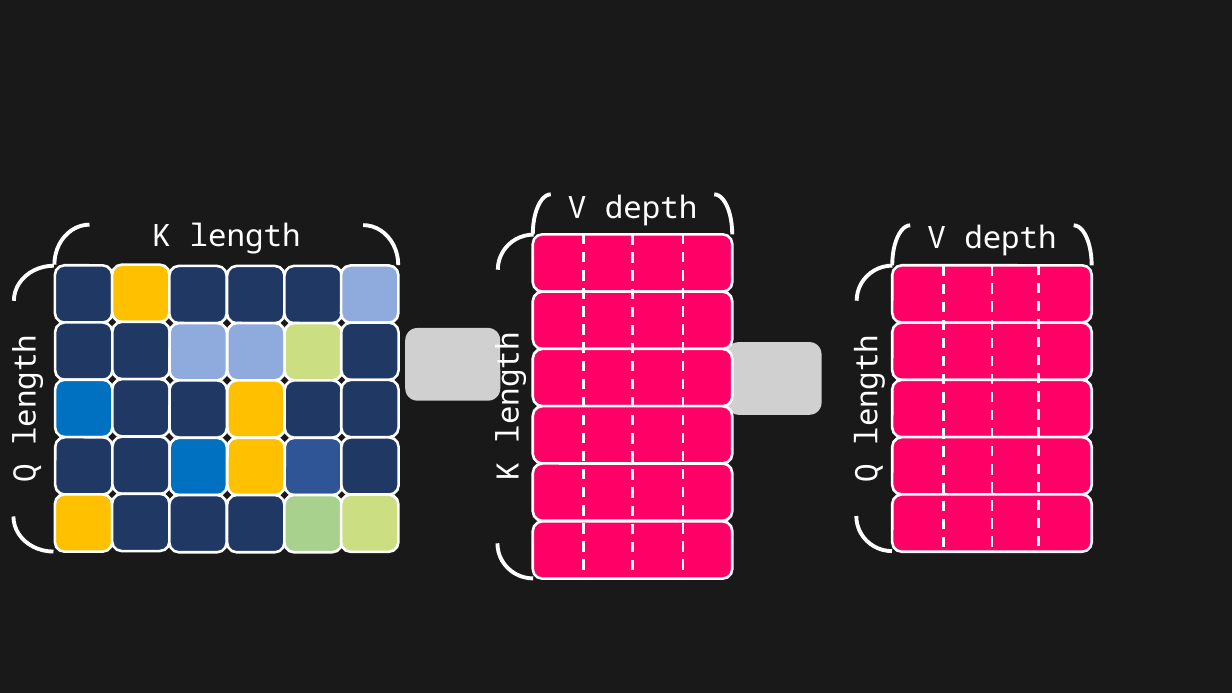
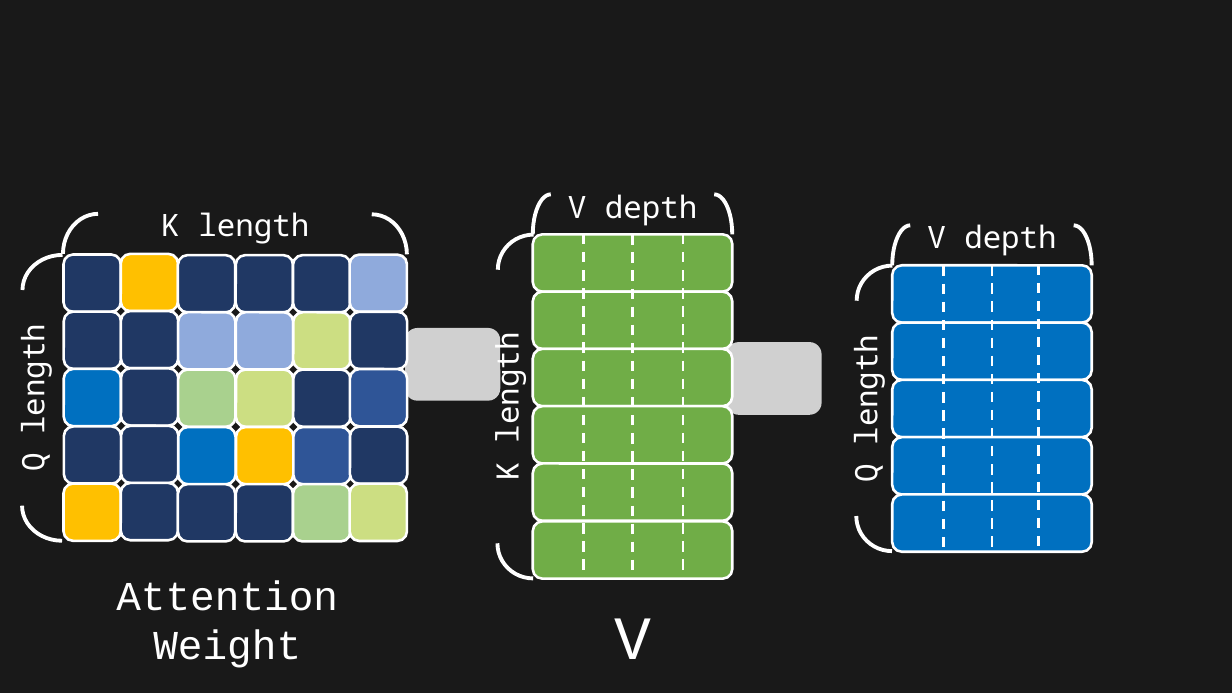
Before and after one commit to toonnyy8/PPT, a slide deck: slide 14 of Attention-is-all-you-need/image.pptx (slide 13 before the commit). Drawn at 1232x693 pixels with LibreOffice and Linux fonts; fonts in the diff are those of the drawing; grey boxes stand for pictures. Boxes give left, top, right and bottom in pixels: in the first picture for what was removed or moved away, otherwise in the second. Text is boxed around its words. In the diff, an @@ line names an element or a change of style, - is before the commit and + after.

Commit message:
update

```diff
--- a/Attention-is-all-you-need/image.pptx
+++ b/Attention-is-all-you-need/image.pptx
@@ rounded rectangle at (x1=178, y1=370, x2=236, y2=427): fill #203864 to #A9D18E @@
@@ rounded rectangle at (x1=236, y1=370, x2=293, y2=427): fill #FFC000 to #CCDE82 @@
@@ 32 rounded rectangles, 4 arc (boxed as its full ellipse)s moved together from (x1=0, y1=206, x2=398, y2=553) to (x1=3, y1=195, x2=408, y2=542) @@
@@ rounded rectangle at (x1=350, y1=369, x2=408, y2=426): fill #203864 to #2F5597 @@
@@ fill #FF0066 to #0070C0 in 5 elements at (x1=893, y1=265, x2=1092, y2=323), (x1=893, y1=323, x2=1092, y2=380), (x1=893, y1=380, x2=1092, y2=437), (x1=893, y1=437, x2=1092, y2=494), (x1=893, y1=494, x2=1092, y2=552) @@
@@ fill #FF0066 to #70AD47 in 6 elements at (x1=533, y1=235, x2=733, y2=292), (x1=533, y1=292, x2=733, y2=349), (x1=533, y1=349, x2=733, y2=407), (x1=533, y1=407, x2=733, y2=464), (x1=533, y1=464, x2=733, y2=521), (x1=533, y1=521, x2=733, y2=579) @@
@@ text added at (x1=116, y1=580, x2=338, y2=668), 32 pt, text #FFFFFF @@
+Attention
+Weight
@@ text added at (x1=614, y1=618, x2=651, y2=659), 48 pt, text #FFFFFF @@
+V
```
Also in this commit, not shown: 4 other slides changed, 1 slide added.
